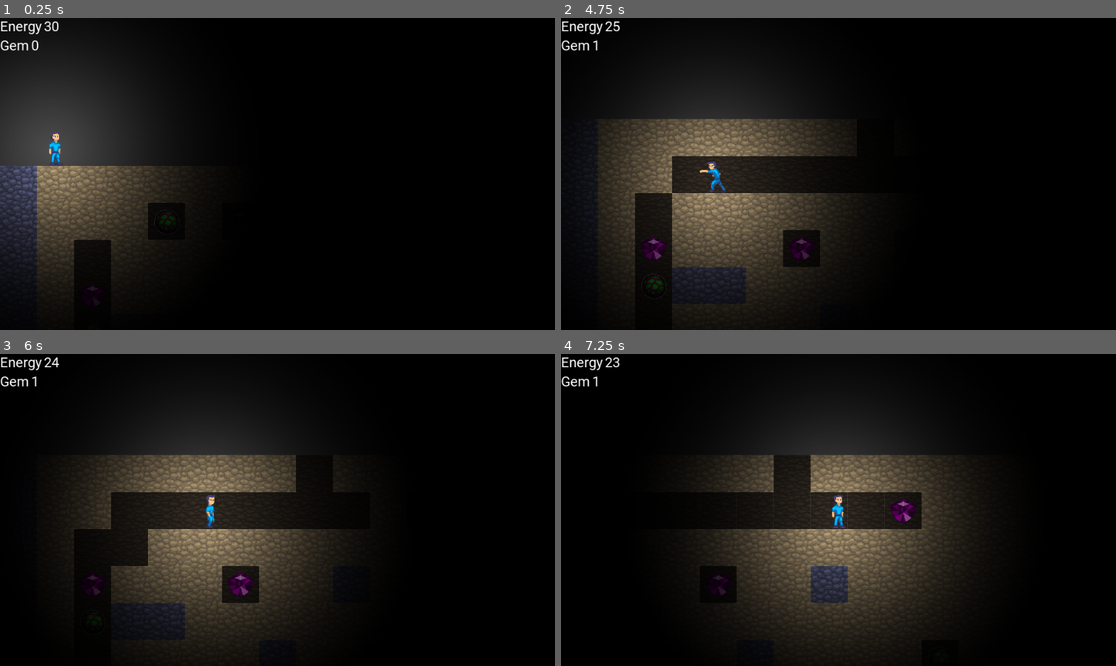
Above: before the commit, frames 1-4 (two rows, left to right).
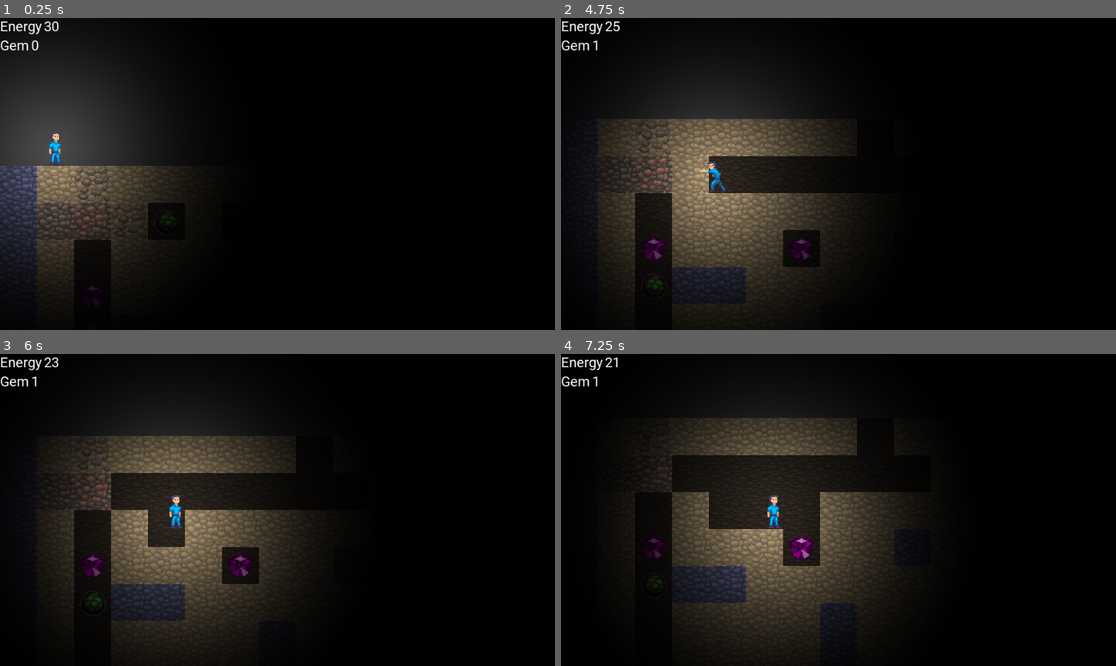
Above: after the commit, the same moments.

Repository: jusw85/ld48-godot
Game: Godot game, scene res://main.tscn
The game is run twice, just before and just after one commit, with the same random seed, the same clock (stepped at 60 frames per second) and the same inputs.
Inputs:
- Up to frame 1 (0.25 s): no input
- Up to frame 2 (4.75 s): tap Enter at 0.5 s; hold Right (ui_right) 0.53-1.28 s; hold Down (ui_down) 1.28-2.03 s; hold Right (ui_right) 2.03-2.78 s; hold Up (ui_up) 2.78-3.53 s; tap R (restart) at 3.5 s; hold Left (ui_left) from 3.53 s (still down)
- Up to frame 3 (6 s): release Left (ui_left) at 5.03 s; hold Down (ui_down) 5.03-5.78 s; hold Right (ui_right) from 5.78 s (still down)
- Up to frame 4 (7.25 s): release Right (ui_right) at 6.53 s; hold Up (ui_up) from 6.53 s (still down)

The runs differ from the first frame. In frame 1, 0.4% of the frame differs, in the area x 6-22%, y 47-70%; in frame 2, 1.1%; in frame 3, 13%; in frame 4, 24%, in the area x 9-77%, y 1-96%.

Commit message:
Modify level slightly

Diff:
--- a/level/level.tscn
+++ b/level/level.tscn
@@ -139,7 +139,7 @@
 [node name="TileMap" type="TileMap" parent="."]
 tile_set = SubResource( 12 )
 format = 1
-tile_data = PoolIntArray( 0, 4, 7, 1, 4, 1, 2, 4, 1, 3, 4, 1, 4, 4, 1, 5, 4, 1, 6, 4, 1, 7, 4, 1, 8, 4, 1, 9, 4, 1, 10, 4, 1, 11, 4, 1, 12, 4, 1, 13, 4, 1, 14, 4, 1, 15, 4, 1, 16, 4, 1, 17, 4, 1, 18, 4, 1, 19, 4, 7, 65536, 4, 7, 65537, 4, 1, 65538, 4, 1, 65539, 4, 1, 65540, 0, 0, 65541, 4, 1, 65542, 1, 0, …(8848 unchanged characters)…
+tile_data = PoolIntArray( 0, 4, 7, 1, 4, 1, 2, 4, 2, 3, 4, 1, 4, 4, 1, 5, 4, 1, 6, 4, 1, 7, 4, 1, 8, 4, 1, 9, 4, 1, 10, 4, 1, 11, 4, 1, 12, 4, 1, 13, 4, 1, 14, 4, 1, 15, 4, 1, 16, 4, 1, 17, 4, 1, 18, 4, 1, 19, 4, 7, 65536, 4, 7, 65537, 4, 3, 65538, 4, 4, 65539, 4, 2, 65540, 0, 0, 65541, 4, 1, 65542, 1, 0, …(8848 unchanged characters)…
 
 [node name="LeftBounds" type="StaticBody2D" parent="."]
 
